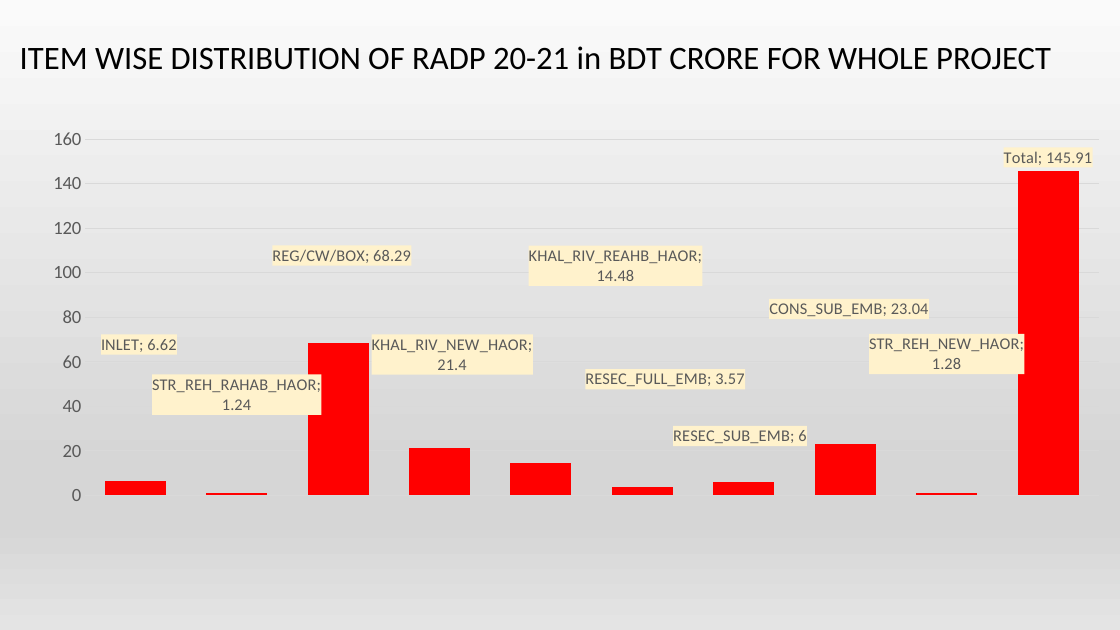
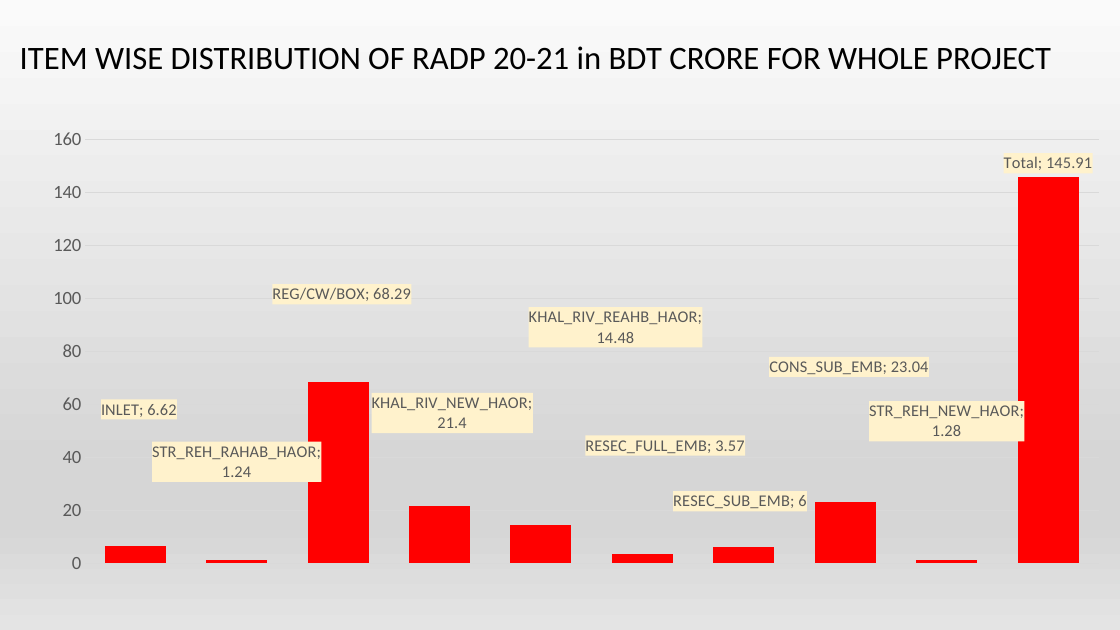
Before and after one commit to jakariapervez/cmis6, a slide deck: slide 2 of Civilworks cost/RADP Preparations/RADP Actions and Followups.pptx. Drawn at 1120x630 pixels with LibreOffice and Linux fonts; fonts in the diff are those of the drawing. Boxes give left, top, right and bottom in pixels: in the first picture for what was removed or moved away, otherwise in the second. Text is boxed around its words. In the diff, an @@ line names an element or a change of style, - is before the commit and + after.

```diff
--- a/Civilworks cost/RADP Preparations/RADP Actions and Followups.pptx
+++ b/Civilworks cost/RADP Preparations/RADP Actions and Followups.pptx
@@ column chart at (33, 74, 1109, 619) @@
@@ plot area changed @@
```
Also in this commit, not shown: 6 other slides changed, 5 slides added, 5 other files.
